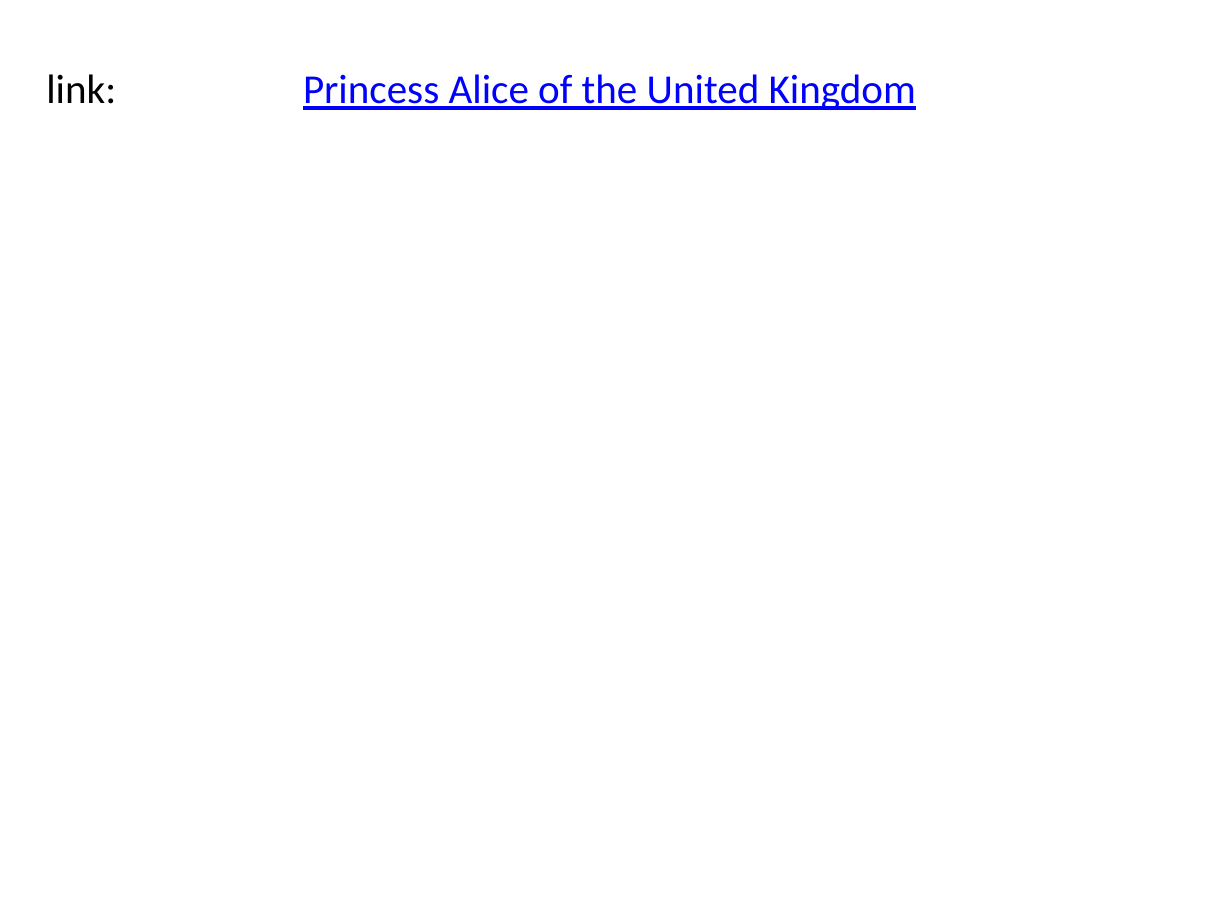
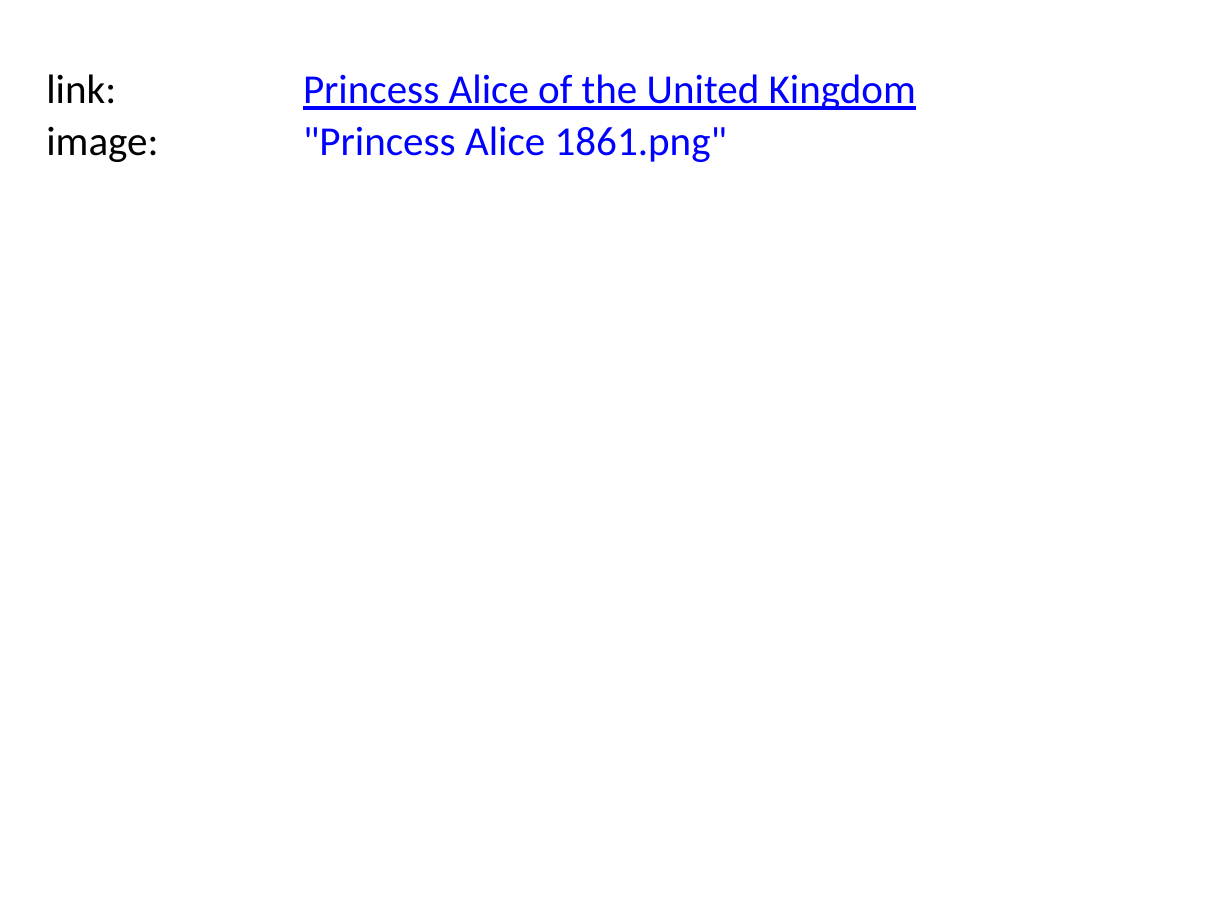
Before and after one commit to BITPlan/com.bitplan.simplegraph, a slide deck: slide 4 of QueenVictoria.pptx. Drawn at 1232x924 pixels with LibreOffice and Linux fonts; fonts in the diff are those of the drawing. Boxes give left, top, right and bottom in pixels: in the first picture for what was removed or moved away, otherwise in the second. Text is boxed around its words. In the diff, an @@ line names an element or a change of style, - is before the commit and + after.

```diff
--- a/QueenVictoria.pptx
+++ b/QueenVictoria.pptx
@@ text added at (x1=46, y1=126, x2=158, y2=162), 24 pt, text #000000 @@
+image:
@@ text added at (x1=303, y1=126, x2=727, y2=162), 24 pt, text #0000FF @@
+"Princess Alice 1861.png"
```
Also in this commit, not shown: 9 other slides changed, 7 other files.
